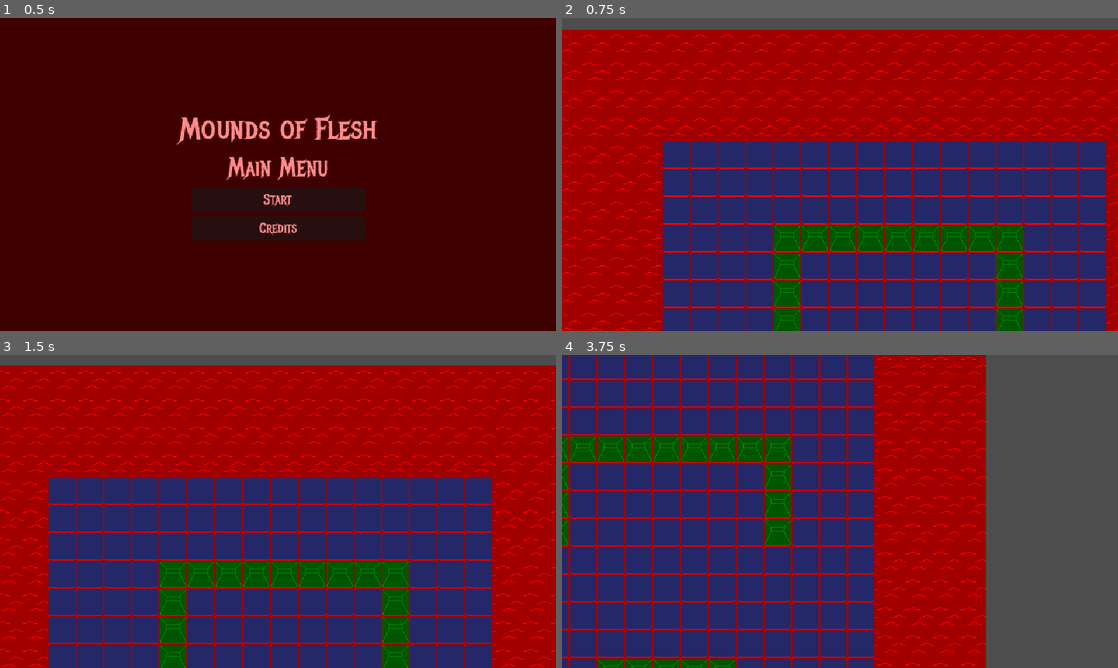
Above: before the commit, frames 1-4 (two rows, left to right).
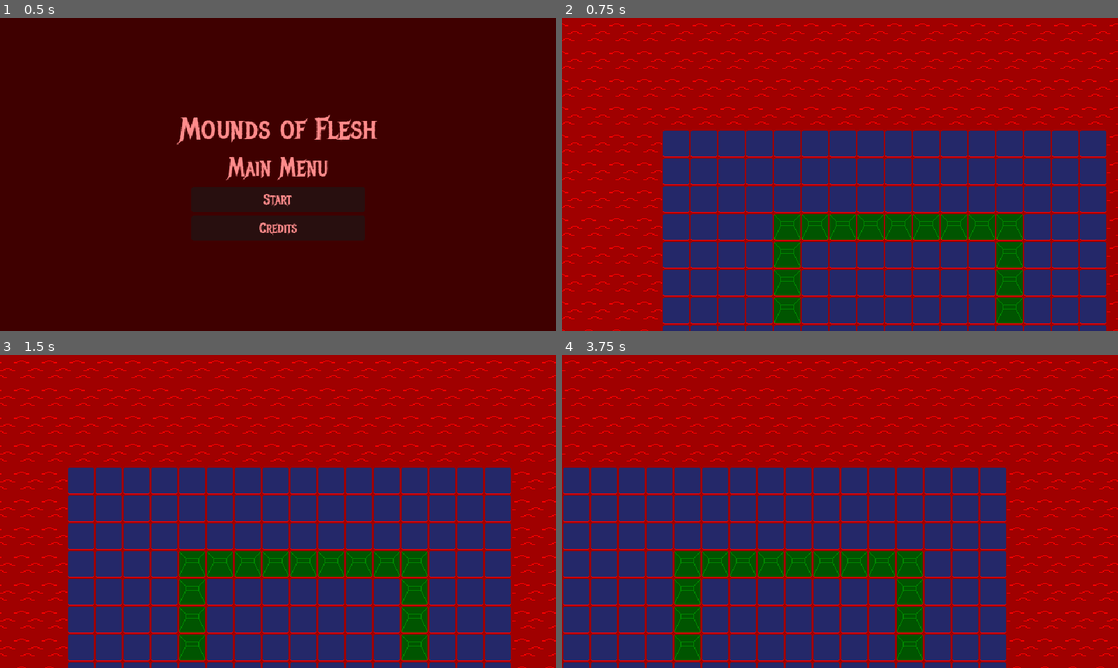
Above: after the commit, the same moments.

Repository: Burger-Bois/LD54-Godot-Team
Game: Godot game, scene res://scenes/main.tscn
The game is run twice, just before and just after one commit, with the same random seed, the same clock (stepped at 60 frames per second) and the same inputs.
Inputs (mouse positions are in pixels of both pictures, inside the frame that each line leads up to):
- Up to frame 1 (0.5 s): no input
- Up to frame 2 (0.75 s): click "Start" at 0.5 s
- Up to frame 3 (1.5 s): tap Enter (ui_accept) at 1.25 s; move the mouse to (400, 495) at 1.27 s; hold D (right) from 1.28 s (still down)
- Up to frame 4 (3.75 s): tap Enter (ui_accept) at 1.52, 2.27 s; move the mouse to (728, 527) at 2.02 s; release D (right) at 2.03 s; hold S (down) 2.03-2.78 s; move the mouse to (895, 442) at 2.77 s; hold D (right) 2.78-3.53 s; move the mouse to (812, 574) at 3.52 s; hold W (up) from 3.53 s (still down)

Frame 1 is identical in both runs. In frame 2, 21% of the frame differs, in the area x 0-100%, y 0-100%; in frame 3, 31%; in frame 4, 68%.

Commit message:
move camera from player to level

Diff:
--- a/scenes/level.tscn
+++ b/scenes/level.tscn
@@ -72,6 +72,14 @@
 
 [node name="Player" parent="." instance=ExtResource("4_b6cyb")]
 
+[node name="Camera2D" type="Camera2D" parent="Player"]
+limit_left = 0
+limit_top = 0
+limit_right = 768
+limit_bottom = 768
+position_smoothing_enabled = true
+position_smoothing_speed = 10.0
+
 [node name="Enemy" parent="." node_paths=PackedStringArray("target") instance=ExtResource("4_bv5dq")]
 position = Vector2(722, 269)
 collision_mask = 2
--- a/scenes/player.tscn
+++ b/scenes/player.tscn
@@ -19,5 +19,3 @@
 
 [node name="AnimatedSprite2D" type="AnimatedSprite2D" parent="."]
 metadata/_edit_lock_ = true
-
-[node name="Camera2D" type="Camera2D" parent="."]
